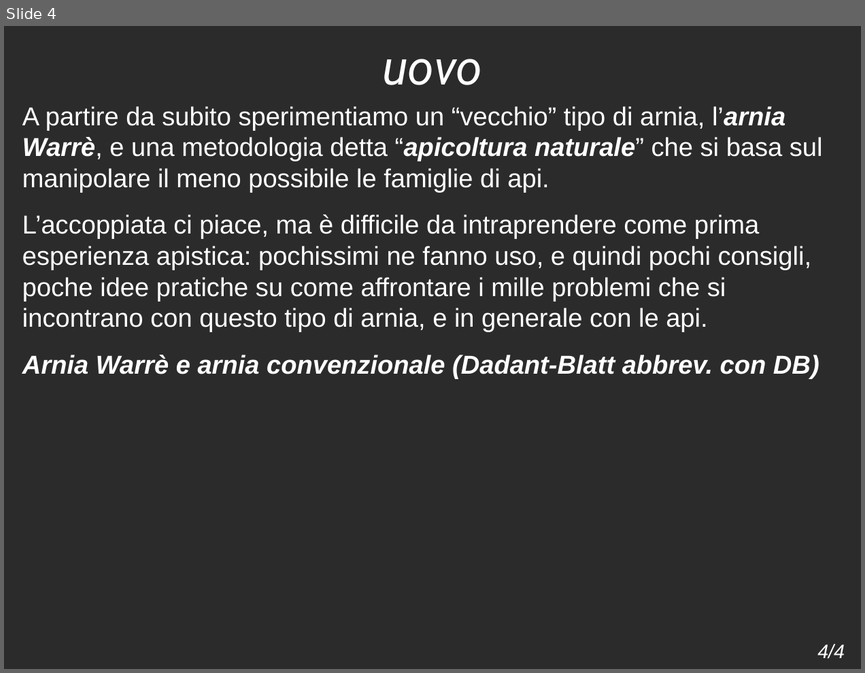
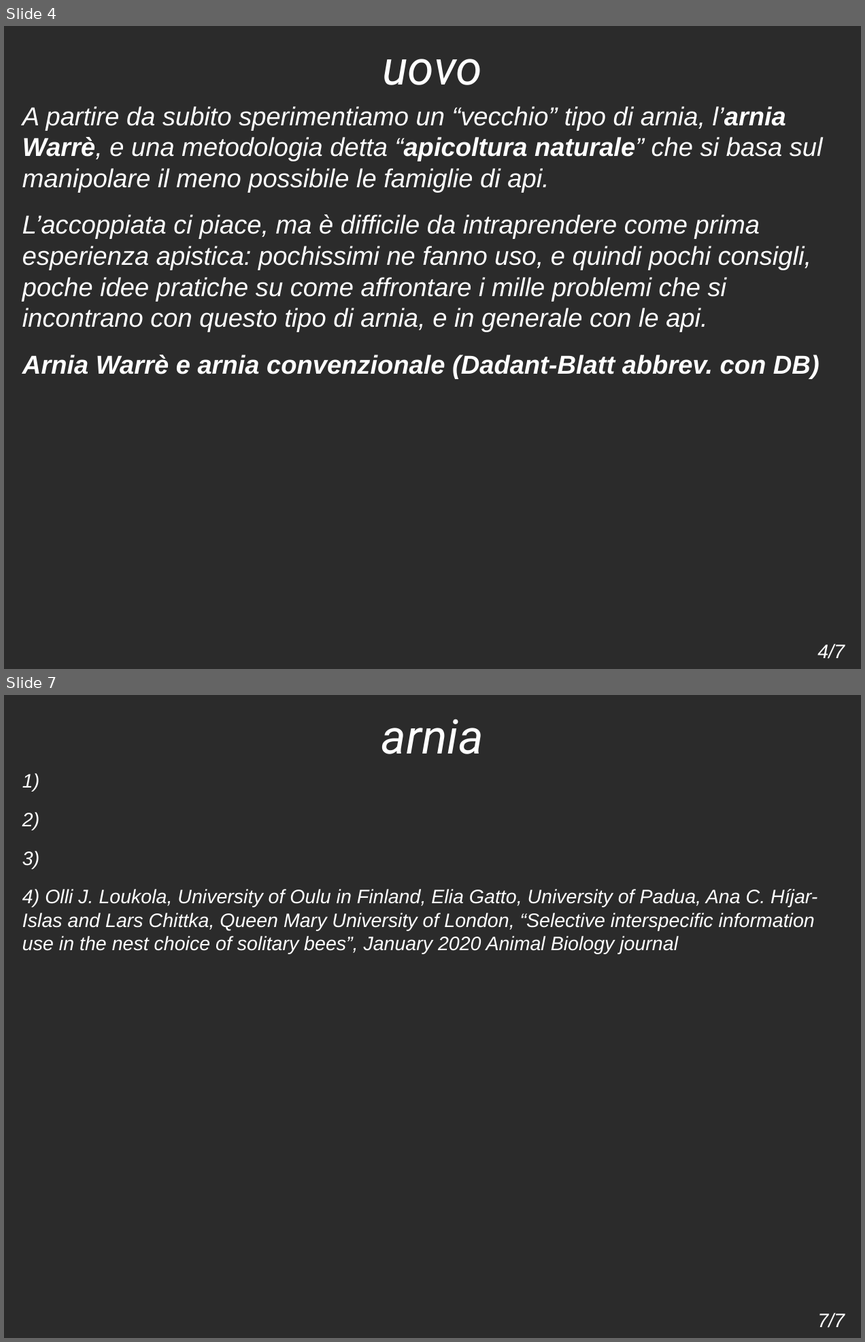
Before and after one commit to armagaet/scritti, a slide deck: giardino_api-slides_introduzione_progetto/giardino_api-presentazione.odp. Shown one above the other, each under a label of ours: slide 4 before the commit, slides 4 and 7 after it; the slides between them are not shown. The pictures are 865x673 and 865x1342 pixels, drawn with LibreOffice and Linux fonts; fonts in the diff are those of the drawing; background and template pictures are left out; a plain dark background stands for a picture behind light text. Boxes give left, top, right and bottom in pixels: in the first picture for what was removed or moved away, otherwise in the second. Text is boxed around its words. In the diff, an @@ line names an element or a change of style, - is before the commit and + after.

```diff
--- a/giardino_api-slides_introduzione_progetto/giardino_api-presentazione.odp
+++ b/giardino_api-slides_introduzione_progetto/giardino_api-presentazione.odp
@@ slide 7 added at (4, 695, 861, 1338), background picture (left out) @@
@@ title added at (381, 719, 483, 754), 44 pt, text #FFFFFF, italic @@
+arnia
@@ text added at (22, 773, 817, 954), 18 pt, text #FFFFFF, italic @@
+1)
+2)
+3)
+4) Olli J. Loukola, University of Oulu in Finland, Elia Gatto, University of Padua, Ana C. Híjar-Islas and Lars Chittka, Queen Mary University of London, “Selective interspecific information use in the nest choice of solitary bees”, January 2020 Animal Biology journal
@@ page number added at (817, 1312, 844, 1327), 18 pt, text #FFFFFF, italic @@
+7/7
@@ slide 4 changed as well @@
@@ text at (22, 106, 823, 332): italic on in "A partire da subito sperimentiamo un “vecchio” ...", "L’accoppiata ci piace, ma è difficile da ..." @@
@@ page number at (817, 643, 844, 658): text changed @@
-4/4
+4/7
```
Also in this commit, not shown: 2 other slides changed, 2 other slides added.
